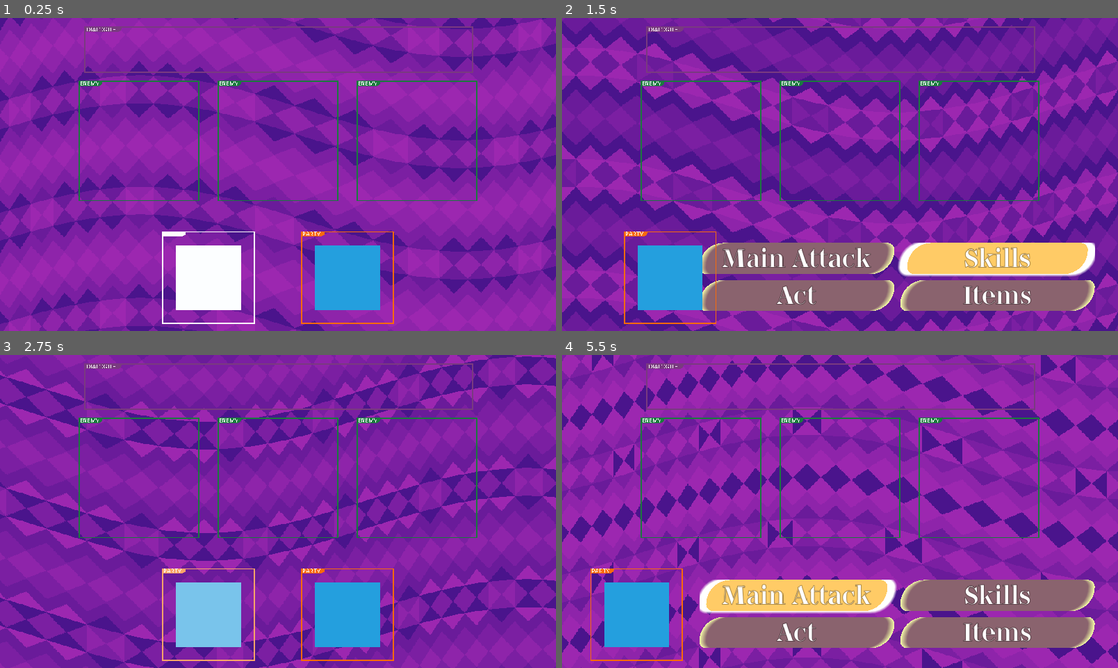
Above: before the commit, frames 1-4 (two rows, left to right).
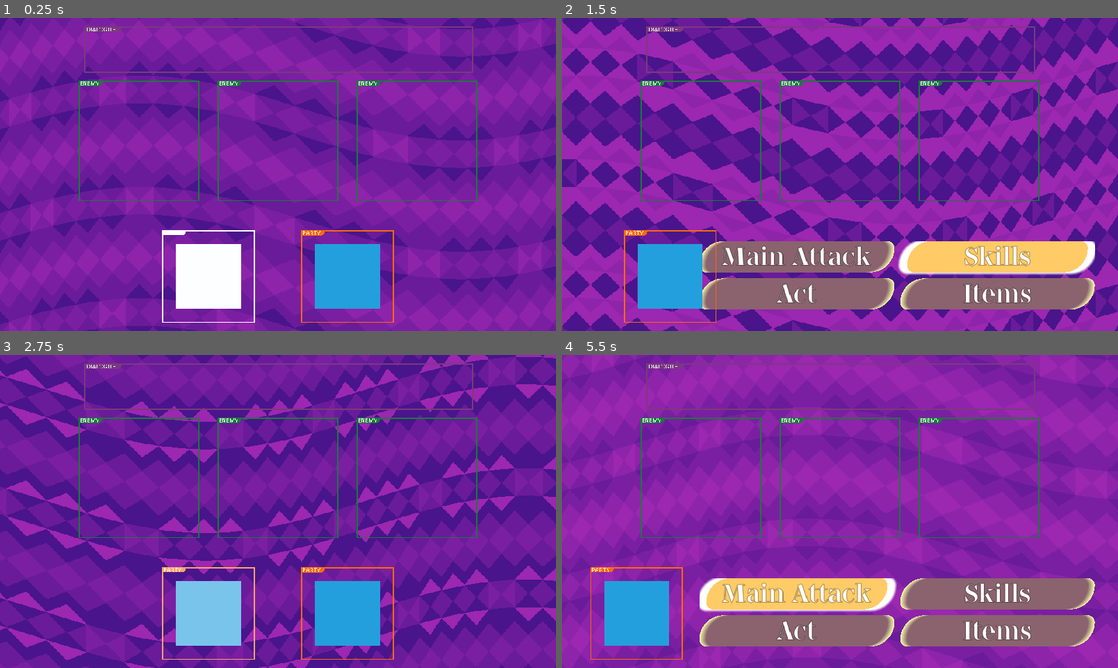
Above: after the commit, the same moments.

Repository: mitchellwinn/YGBF
Game: Godot game, scene res://scenes/battle.tscn
Same seed, same stepped clock (60 frames per second), same inputs: the game is played once before the commit and once after it.
Inputs (mouse positions are in pixels of both pictures, inside the frame that each line leads up to):
- Up to frame 1 (0.25 s): no input
- Up to frame 2 (1.5 s): tap Enter (confirm) at 0.5, 0.6, 1.35 s; move the mouse to (962, 158) at 0.52 s; hold Right (move_right) 0.53-1.28 s; move the mouse to (728, 190) at 1.27 s; hold Backspace (back) from 1.28 s (still down)
- Up to frame 3 (2.75 s): move the mouse to (333, 442) at 2.02 s; release Backspace (back) at 2.03 s; hold Right (move_right) from 2.03 s (still down); tap Enter (confirm) at 2.1 s
- Up to frame 4 (5.5 s): move the mouse to (812, 574) at 2.77 s; tap Enter (confirm) every 0.75 s from 2.85 to 5.1 s; move the mouse to (1006, 558) at 3.52 s; release Right (move_right) at 3.53 s; hold Left (move_left) 3.53-5.03 s; move the mouse to (673, 464) at 4.27 s; move the mouse to (867, 511) at 5.02 s; hold Backspace (back) from 5.03 s (still down)

The runs differ from the first frame. In frame 1, 1.1% of the frame differs, in the area x 0-100%, y 0-100%; in frame 2, 53%; in frame 3, 22%; in frame 4, 16%.

Commit message:
started box modeling a base character for reference

Diff:
--- a/materials/background_sprite.tres
+++ b/materials/background_sprite.tres
@@ -1,6 +1,7 @@
-[gd_resource type="ShaderMaterial" load_steps=3 format=3 uid="uid://5rfu1ytlqs0g"]
+[gd_resource type="ShaderMaterial" load_steps=4 format=3 uid="uid://5rfu1ytlqs0g"]
 
 [ext_resource type="Shader" path="res://scripts/shaders/background_sprite.gdshader" id="1_jmy8o"]
+[ext_resource type="Texture2D" uid="uid://drx75p5irj31o" path="res://images/battle_backgrounds/1.png" id="2_86r1q"]
 [ext_resource type="Texture2D" uid="uid://cgg843kd6ddc2" path="res://images/battle_backgrounds/1_palette.png" id="2_e6e20"]
 
 [resource]
@@ -12,4 +13,5 @@
 shader_parameter/wave_frequency = 2.18
 shader_parameter/scroll_speed = 0.1
 shader_parameter/palette_shift_speed = 2.0
-shader_parameter/palette_texture = ExtResource("2_e6e20")
+shader_parameter/main_texture_1 = ExtResource("2_86r1q")
+shader_parameter/palette_texture_1 = ExtResource("2_e6e20")
--- a/prefabs/battle_bg.tscn
+++ b/prefabs/battle_bg.tscn
@@ -1,7 +1,7 @@
 [gd_scene load_steps=3 format=3 uid="uid://bill73lwgqhyj"]
 
-[ext_resource type="Texture2D" uid="uid://drx75p5irj31o" path="res://images/battle_backgrounds/1.png" id="1_nwr5i"]
 [ext_resource type="Material" uid="uid://5rfu1ytlqs0g" path="res://materials/background_sprite.tres" id="1_t2l7r"]
+[ext_resource type="Texture2D" uid="uid://uv872kufyvvo" path="res://images/battle_backgrounds/basis.png" id="2_arecu"]
 
 [node name="BattleBg" type="Node2D"]
 
@@ -9,6 +9,6 @@
 texture_filter = 1
 texture_repeat = 2
 material = ExtResource("1_t2l7r")
-texture = ExtResource("1_nwr5i")
+texture = ExtResource("2_arecu")
 region_enabled = true
 region_rect = Rect2(0, 0, 12800, 12800)
--- a/scenes/battle.tscn
+++ b/scenes/battle.tscn
@@ -20,7 +20,7 @@
 
 [node name="CanvasLayer" type="CanvasLayer" parent="."]
 
-[node name="BgContainer" type="HBoxContainer" parent="CanvasLayer"]
+[node name="HBoxContainerTv" type="HBoxContainer" parent="CanvasLayer"]
 anchors_preset = 15
 anchor_right = 1.0
 anchor_bottom = 1.0
@@ -30,7 +30,7 @@
 size_flags_horizontal = 4
 size_flags_vertical = 4
 
-[node name="Bg" type="TextureRect" parent="CanvasLayer/BgContainer"]
+[node name="Bg" type="TextureRect" parent="CanvasLayer/HBoxContainerTv"]
 texture_filter = 5
 layout_direction = 1
 layout_mode = 2
@@ -124,11 +124,11 @@
 [node name="HBoxContainerMenu" type="HBoxContainer" parent="CanvasLayer"]
 anchors_preset = -1
 anchor_left = 0.247
-anchor_top = 0.5
+anchor_top = 1.0
 anchor_right = 0.959
-anchor_bottom = 0.5
+anchor_bottom = 1.0
 offset_top = 98.0
-offset_bottom = 257.0
+offset_bottom = -290.0
 grow_horizontal = 2
 grow_vertical = 2
 pivot_offset = Vector2(352, 80)
@@ -189,7 +189,6 @@
 functionality = "pacify"
 
 [node name="GridContainerCategorical" type="GridContainer" parent="CanvasLayer/HBoxContainerMenu"]
-visible = false
 clip_contents = true
 layout_direction = 2
 layout_mode = 2
@@ -250,11 +249,11 @@
 [node name="HBoxContainerParty1" type="HBoxContainer" parent="CanvasLayer"]
 anchors_preset = -1
 anchor_left = 0.125
-anchor_top = 0.5
+anchor_top = 1.0
 anchor_right = 0.125
-anchor_bottom = 0.5
+anchor_bottom = 1.0
 offset_top = 368.0
-offset_bottom = -12.0
+offset_bottom = -557.0
 grow_horizontal = 2
 grow_vertical = 2
 pivot_offset = Vector2(80, 80)
@@ -276,11 +275,11 @@
 [node name="HBoxContainerParty2" type="HBoxContainer" parent="CanvasLayer"]
 anchors_preset = -1
 anchor_left = 0.375
-anchor_top = 0.5
+anchor_top = 1.0
 anchor_right = 0.375
-anchor_bottom = 0.5
+anchor_bottom = 1.0
 offset_top = 368.0
-offset_bottom = -12.0
+offset_bottom = -557.0
 grow_horizontal = 2
 grow_vertical = 2
 pivot_offset = Vector2(80, 80)
@@ -302,11 +301,11 @@
 [node name="HBoxContainerParty3" type="HBoxContainer" parent="CanvasLayer"]
 anchors_preset = -1
 anchor_left = 0.625
-anchor_top = 0.5
+anchor_top = 1.0
 anchor_right = 0.625
-anchor_bottom = 0.5
+anchor_bottom = 1.0
 offset_top = 368.0
-offset_bottom = -12.0
+offset_bottom = -557.0
 grow_horizontal = 2
 grow_vertical = 2
 pivot_offset = Vector2(80, 80)
@@ -328,11 +327,11 @@
 [node name="HBoxContainerParty4" type="HBoxContainer" parent="CanvasLayer"]
 anchors_preset = -1
 anchor_left = 0.875
-anchor_top = 0.5
+anchor_top = 1.0
 anchor_right = 0.875
-anchor_bottom = 0.5
+anchor_bottom = 1.0
 offset_top = 368.0
-offset_bottom = -12.0
+offset_bottom = -557.0
 grow_horizontal = 2
 grow_vertical = 2
 pivot_offset = Vector2(80, 80)
@@ -413,6 +412,27 @@
 size_flags_vertical = 4
 mouse_filter = 2
 
+[node name="HBoxContainerTv" type="HBoxContainer" parent="."]
+anchors_preset = 15
+anchor_right = 1.0
+anchor_bottom = 1.0
+offset_left = -960.0
+offset_top = -540.0
+offset_right = 1920.0
+offset_bottom = 1080.0
+grow_horizontal = 2
+grow_vertical = 2
+pivot_offset = Vector2(480, 270)
+size_flags_horizontal = 4
+size_flags_vertical = 4
+
+[node name="Tv" type="TextureRect" parent="HBoxContainerTv"]
+texture_filter = 5
+layout_direction = 1
+layout_mode = 2
+size_flags_horizontal = 3
+texture = SubResource("ViewportTexture_kbckk")
+
 [node name="MinigameViewport" type="SubViewport" parent="."]
 size = Vector2i(912, 312)
 
--- a/scripts/shaders/background_sprite.gdshader
+++ b/scripts/shaders/background_sprite.gdshader
@@ -2,7 +2,8 @@
 
 uniform bool palette_shift;
 uniform bool ping_pong_shift;
-uniform sampler2D palette_texture; // Palette texture
+uniform sampler2D main_texture_1;
+uniform sampler2D palette_texture_1; // Palette main_texture_1
 uniform int palette_size = 5;
 uniform float wave_amplitude = 0.05; // Amplitude of the wave
 uniform float wave_frequency = 10.0; // Frequency of the wave
@@ -11,6 +12,7 @@
 
 void fragment() {
     vec2 uv = UV;
+
     uv.y += sin(uv.x * wave_frequency + TIME) * wave_amplitude;
     uv.x += sin(uv.x * wave_frequency + TIME) * wave_amplitude;
     uv.y += TIME * scroll_speed;
@@ -18,7 +20,7 @@
     uv.x = mod(uv.x, 1.0);
     uv.y = mod(uv.y, 1.0);
 
-	vec4 color = texture(TEXTURE, uv);
+	vec4 color = texture(main_texture_1, uv);
 
 	if(palette_shift){
 	    vec4 new_color = color;
@@ -35,15 +37,14 @@
 	        shift = palette_size * 2 - shift - 1;
 	    }
 	    for (int i = 0; i < palette_size; i++) {
-	        vec4 palette_color = texelFetch(palette_texture, ivec2(i, 0), 0);
-	        if (distance(color, palette_color) < 0.01) { // Use a small threshold to match colors
-	            new_color = texelFetch(palette_texture, ivec2((i + shift) % palette_size, 0), 0);
+	        vec4 palette_color = texelFetch(palette_texture_1, ivec2(i, 0), 0);
+	        if (distance(color, palette_color) < 0.1) { // Use a small threshold to match colors
+	            new_color = texelFetch(palette_texture_1, ivec2((i + shift) % palette_size, 0), 0);
 	            break;
 	        }
 	    }
-		COLOR = new_color; // Assign the new color to the current pixel
+		color = new_color;
 	}
-	else{
-		COLOR = color;
-	}
+
+	COLOR = color;
 }
Binary file added: images/battle_backgrounds/basis.png
Not shown, added: images/battle_backgrounds/basis.png.import
Binary file added: images/battles_system/tv.png
Not shown, added: images/battles_system/tv.png.import
Not shown, added: 3d/characters/base.blend
